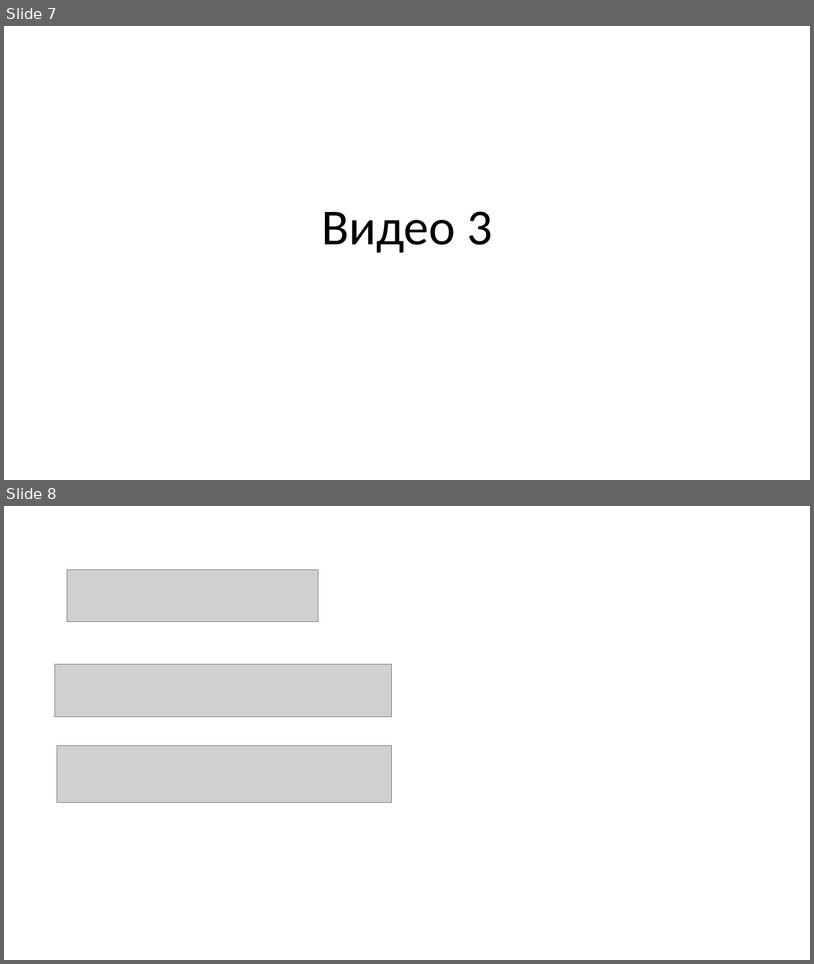
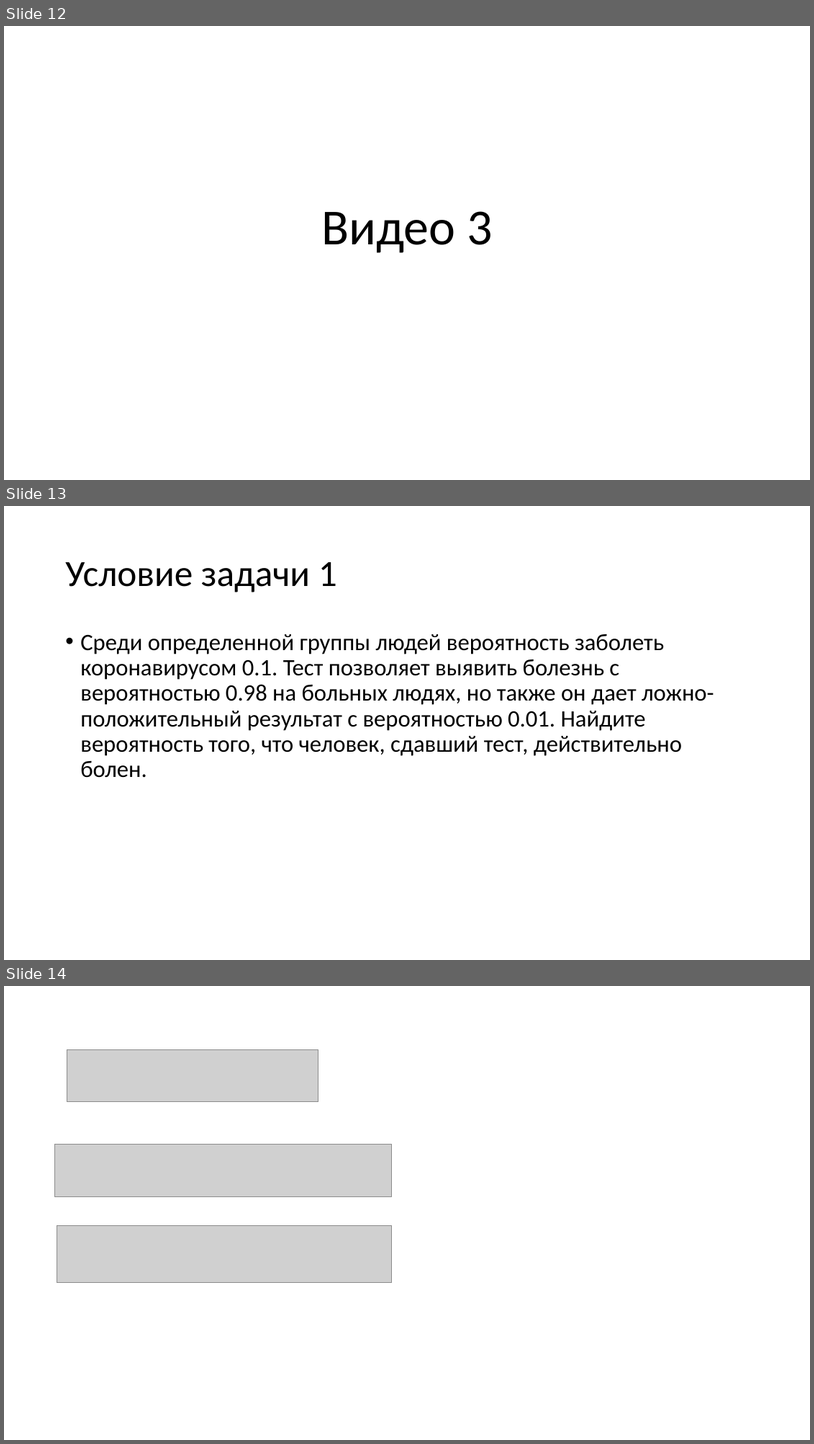
Before and after one commit to svkov/brunoyam-ds-online-course, a slide deck: module_08/module8.pptx. Shown one above the other, each under a label of ours: slides 7 and 8 before the commit, slides 12, 13 and 14 after it. The pictures are 814x964 and 814x1444 pixels, drawn with LibreOffice and Linux fonts; fonts in the diff are those of the drawing; grey boxes stand for pictures. Boxes give left, top, right and bottom in pixels: in the first picture for what was removed or moved away, otherwise in the second. Text is boxed around its words. In the diff, an @@ line names an element or a change of style, - is before the commit and + after.

```diff
--- a/module_08/module8.pptx
+++ b/module_08/module8.pptx
@@ slide 13 added at (x1=4, y1=506, x2=810, y2=960), background #FFFFFF @@
@@ title added at (x1=65, y1=562, x2=337, y2=592), 44 pt, text #000000 @@
+Условие задачи 1
@@ text added at (x1=80, y1=633, x2=715, y2=777), 28 pt, text #000000 @@
+• Среди определенной группы людей вероятность заболеть коронавирусом 0.1. Тест позволяет выявить болезнь с вероятностью 0.98 на больных людях, но также он дает ложно-положительный результат с вероятностью 0.01. Найдите вероятность того, что человек, сдавший тест, действительно болен.
@@ what was slide 7 is now slide 12 @@
@@ what was slide 8 is now slide 14 @@
```
Also in this commit, not shown: 1 slide changed, 8 other slides added, 2 slides removed.
